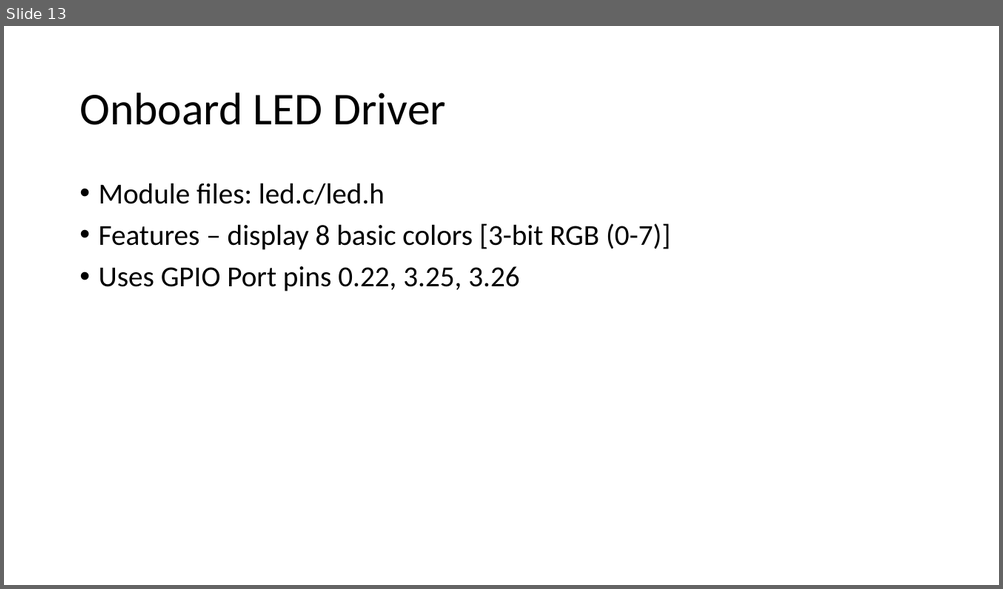
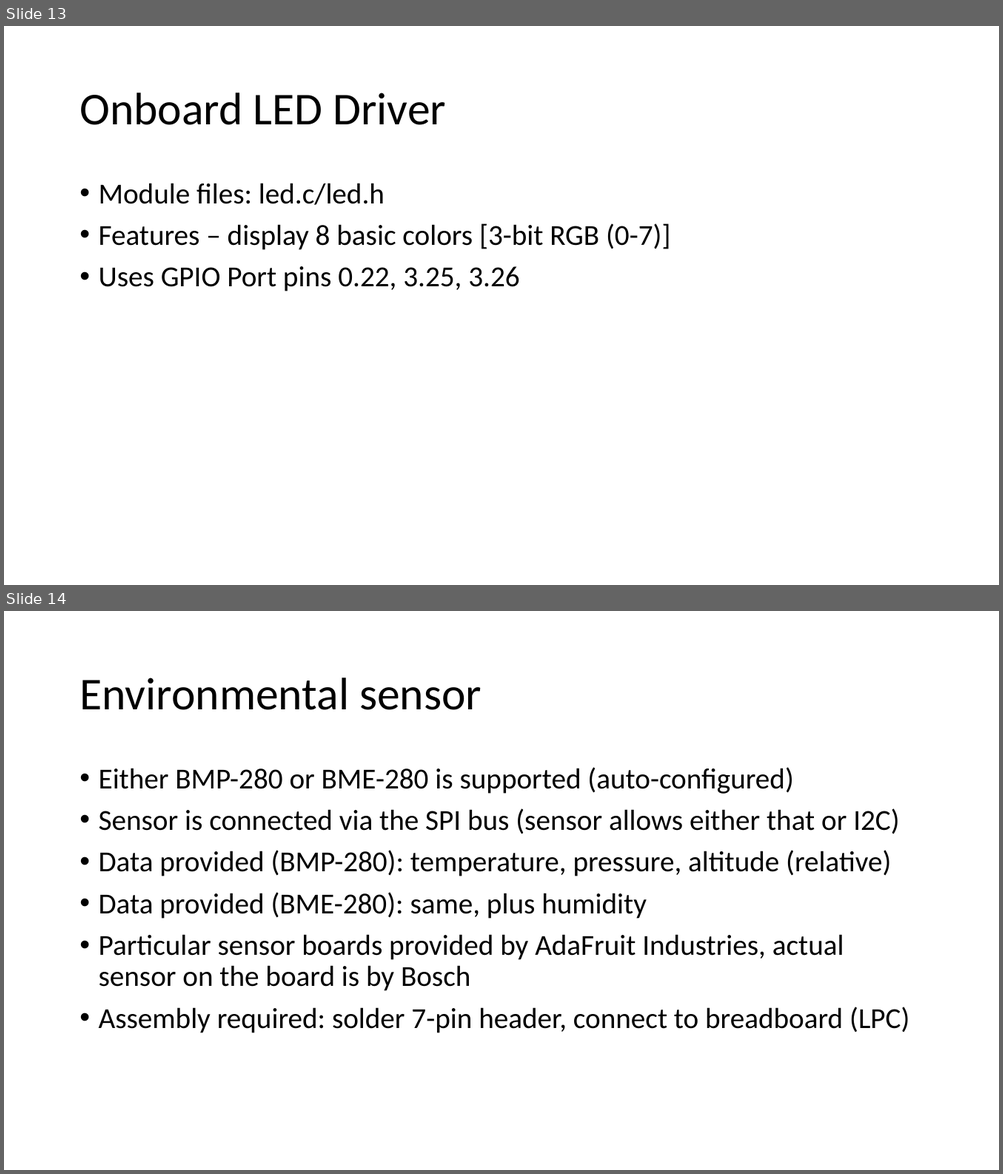
Before and after one commit to EmbeddedSystemClass/FinalProject5381, a slide deck: Final Project 5381.pptx. Shown one above the other, each under a label of ours: slide 13 before the commit, slides 13 and 14 after it. The pictures are 1003x589 and 1003x1174 pixels, drawn with LibreOffice and Linux fonts; fonts in the diff are those of the drawing. Boxes give left, top, right and bottom in pixels: in the first picture for what was removed or moved away, otherwise in the second. Text is boxed around its words. In the diff, an @@ line names an element or a change of style, - is before the commit and + after.

Commit message:
Added expended Environmental Sensor sections (HW, SW, debug).

```diff
--- a/Final Project 5381.pptx
+++ b/Final Project 5381.pptx
@@ slide 14 added at (4, 611, 999, 1170), background #FFFFFF @@
@@ title added at (79, 678, 481, 710), 44 pt, text #000000 @@
+Environmental sensor
@@ text added at (99, 767, 909, 1034), 28 pt, text #000000 @@
+• Either BMP-280 or BME-280 is supported (auto-configured)
+• Sensor is connected via the SPI bus (sensor allows either that or I2C)
+• Data provided (BMP-280): temperature, pressure, altitude (relative)
+• Data provided (BME-280): same, plus humidity
+• Particular sensor boards provided by AdaFruit Industries, actual sensor on the board is by Bosch
+• Assembly required: solder 7-pin header, connect to breadboard (LPC)
```
Also in this commit, not shown: 1 slide changed, 6 other slides added.
